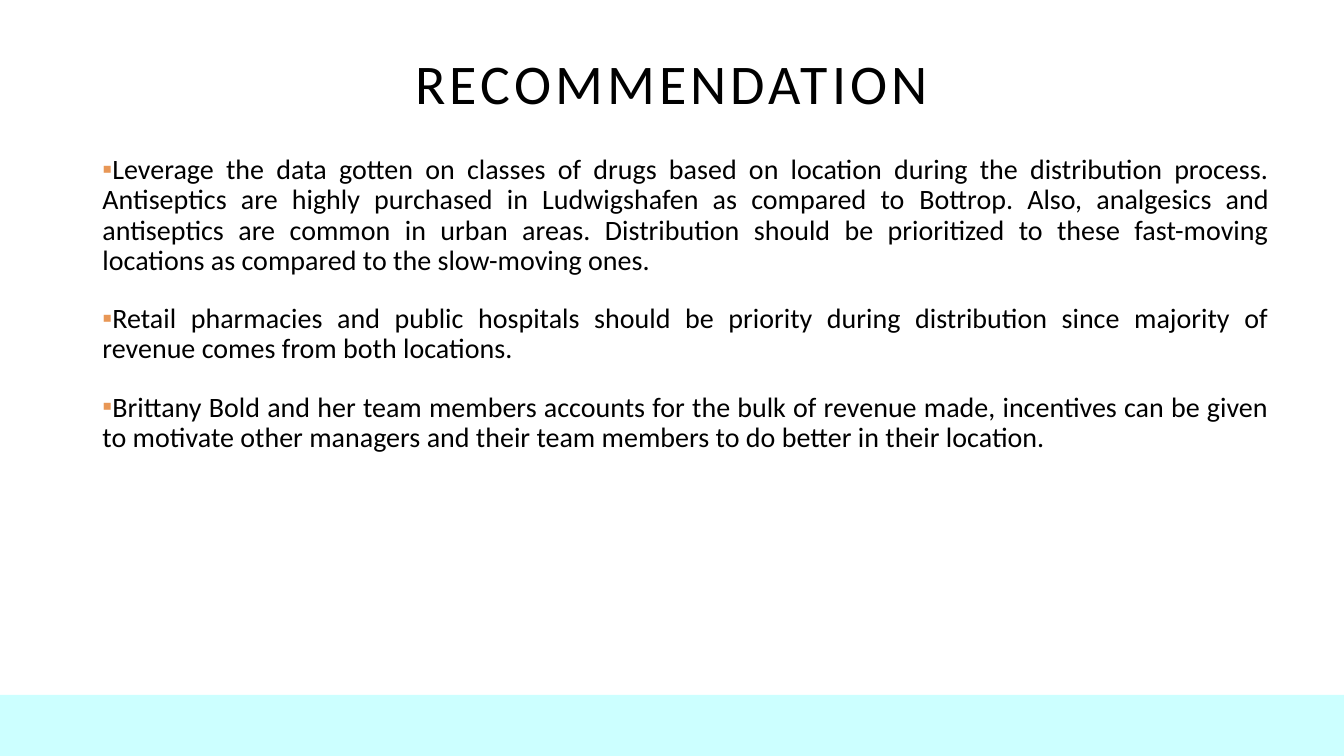
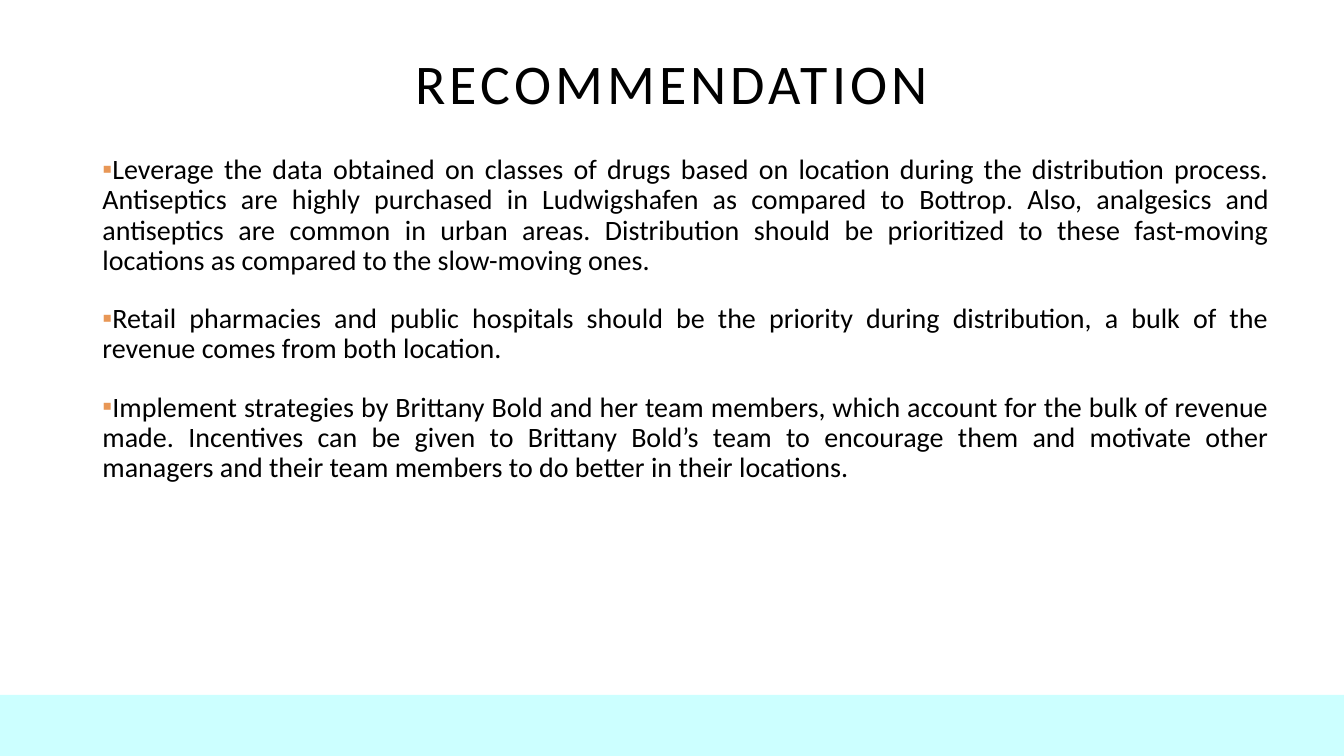
Before and after one commit to salamahalawiye/ABC_Pharm_Sales_Analysis, a slide deck: slide 13 of ABC PHARMACEUTICAL SALES ANALYSIS REPORT.pptx (slide 11 before the commit). Drawn at 1344x756 pixels with LibreOffice and Linux fonts; fonts in the diff are those of the drawing. Boxes give left, top, right and bottom in pixels: in the first picture for what was removed or moved away, otherwise in the second. Text is boxed around its words. In the diff, an @@ line names an element or a change of style, - is before the commit and + after.

```diff
--- a/ABC PHARMACEUTICAL SALES ANALYSIS REPORT.pptx
+++ b/ABC PHARMACEUTICAL SALES ANALYSIS REPORT.pptx
@@ text at [102,159,1269,482]: text changed @@
-  ▪ Leverage the data gotten on classes of drugs based on location during the distribution process. Antiseptics are highly purchased in Ludwigshafen as compared to Bottrop. Also, analgesics and antiseptics are common in urban areas. Distribution should be prioritized to these fast-moving locations as compared to the slow-moving ones.
-  ▪ Retail pharmacies and public hospitals should be priority during distribution since majority of revenue comes from both locations.
-  ▪ Brittany Bold and her team members accounts for the bulk of revenue made, incentives can be given to motivate other managers and their team members to do better in their location.
+  ▪ Leverage the data obtained on classes of drugs based on location during the distribution process. Antiseptics are highly purchased in Ludwigshafen as compared to Bottrop. Also, analgesics and antiseptics are common in urban areas. Distribution should be prioritized to these fast-moving locations as compared to the slow-moving ones.
+  ▪ Retail pharmacies and public hospitals should be the priority during distribution, a bulk of the revenue comes from both location.
+  ▪ Implement strategies by Brittany Bold and her team members, which account for the bulk of revenue made. Incentives can be given to Brittany Bold’s team to encourage them and motivate other managers and their team members to do better in their locations.
```
Also in this commit, not shown: 7 other slides changed, 4 slides added, 2 slides removed.
